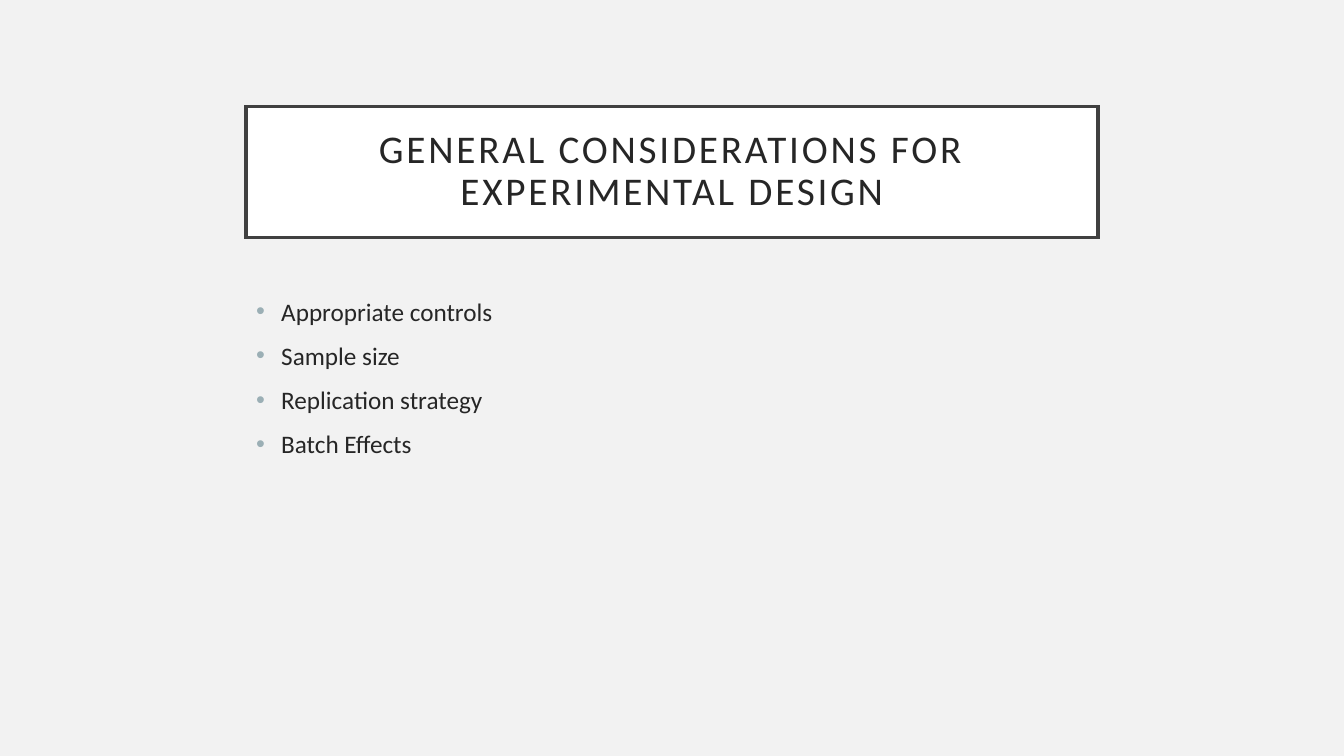
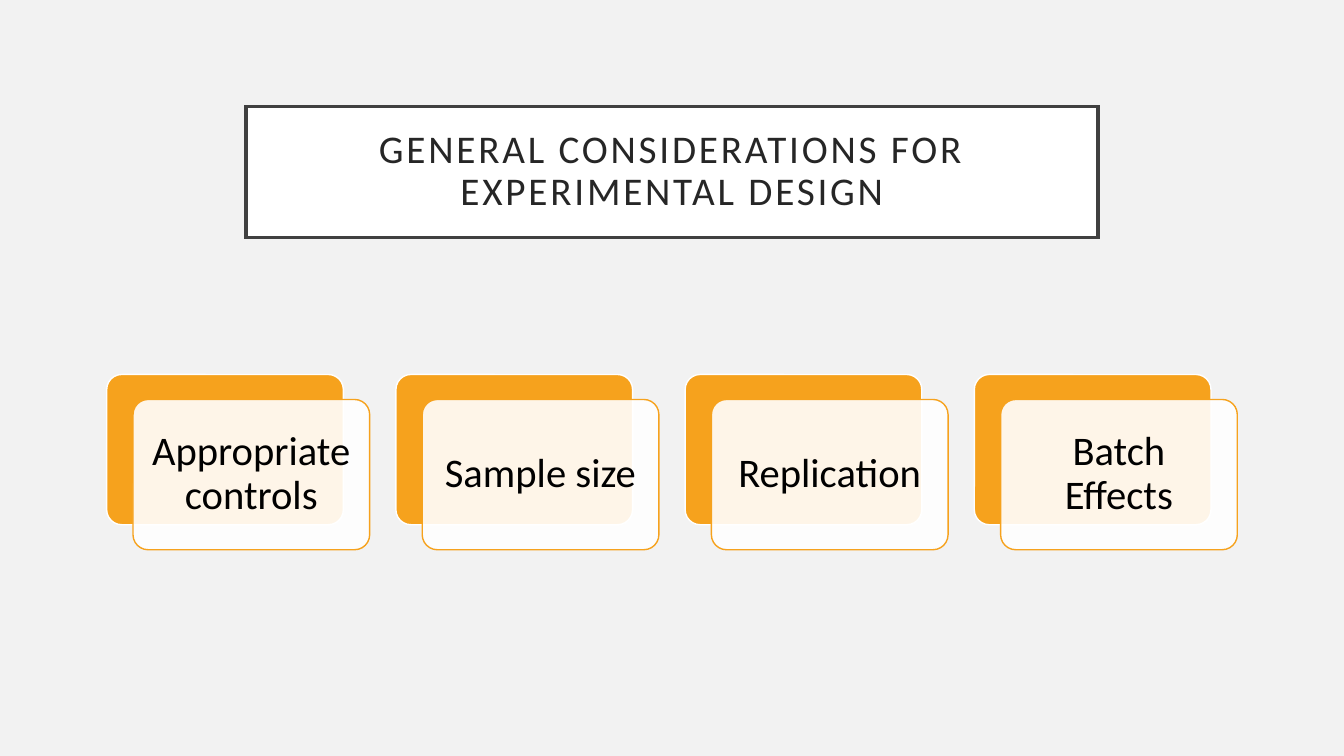
Before and after one commit to eholdmore/StatsForCompBio, a slide deck: slide 9 of Stats-for-Comp-Bio.pptx. Drawn at 1344x756 pixels with LibreOffice and Linux fonts; fonts in the diff are those of the drawing. Boxes give left, top, right and bottom in pixels: in the first picture for what was removed or moved away, otherwise in the second. Text is boxed around its words. In the diff, an @@ line names an element or a change of style, - is before the commit and + after.

```diff
--- a/Stats-for-Comp-Bio.pptx
+++ b/Stats-for-Comp-Bio.pptx
@@ text removed at (281,303,492,453) @@
-• Appropriate controls
-• Sample size
-• Replication strategy
-• Batch Effects
@@ group added at (107,375,1238,549): 8 rounded rectangles, 4 texts @@
+Appropriate controls
+Sample size
+Replication
+Batch Effects
```
Also in this commit, not shown: 9 other slides changed, 8 slides added, 3 slides removed, 1 other file.
